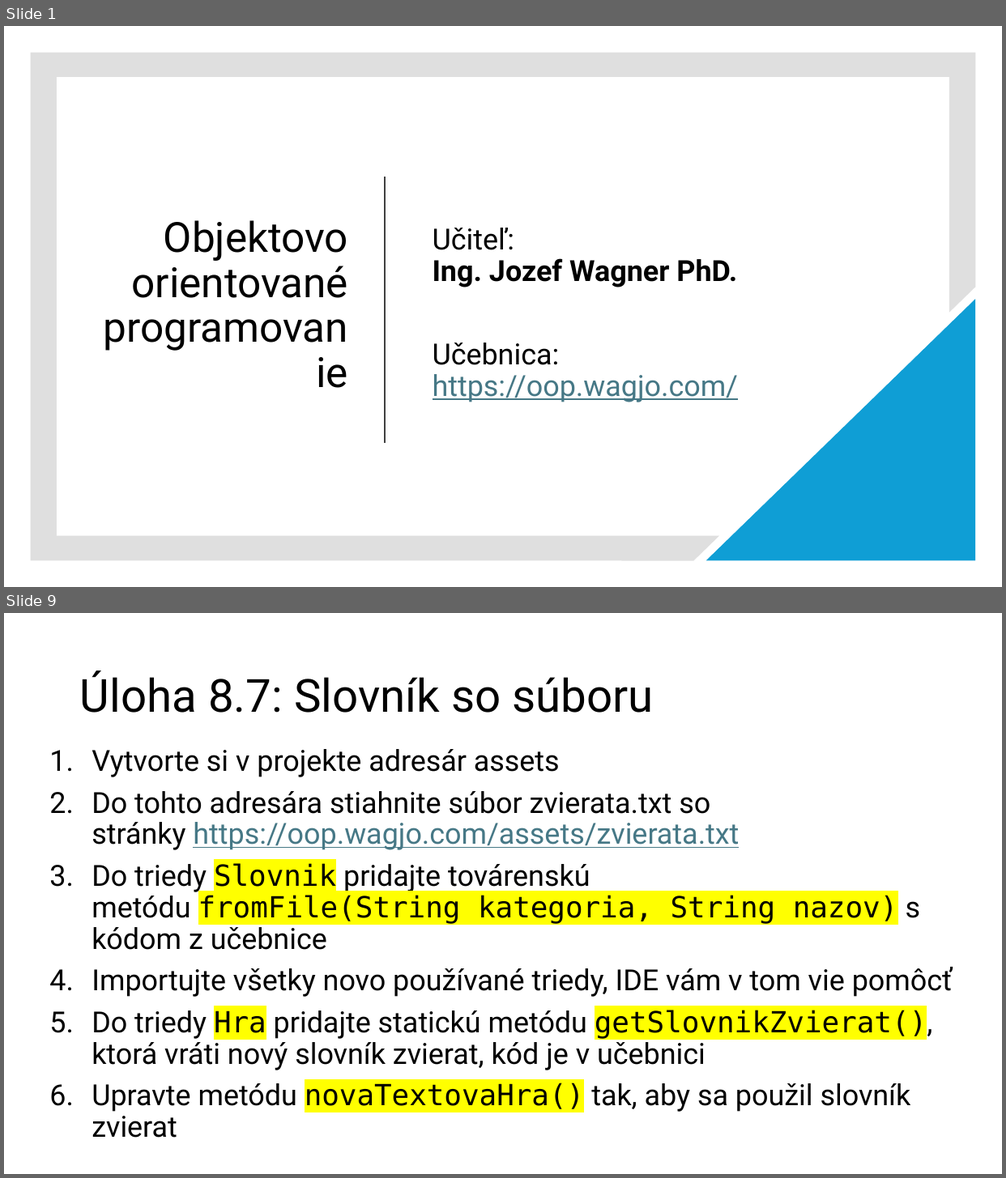
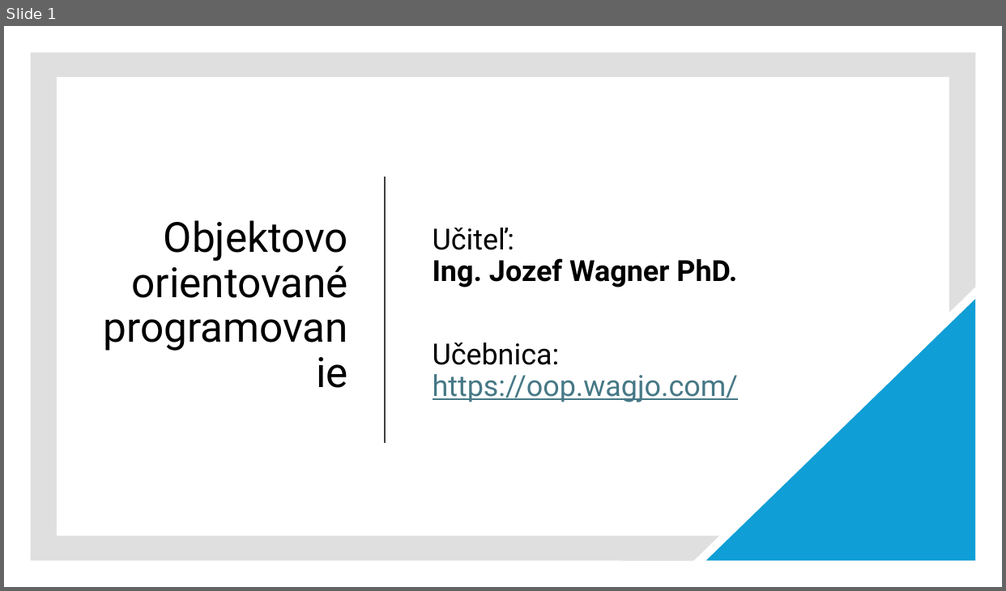
Before and after one commit to wagjo/oop, a slide deck: prezentacie/c08w.pptx. Shown one above the other, each under a label of ours: slides 1 and 9 before the commit, slide 1 after it; the slides between them are not shown. The pictures are 1006x1178 and 1006x591 pixels, drawn with LibreOffice and Linux fonts; fonts in the diff are those of the drawing. Boxes give left, top, right and bottom in pixels: in the first picture for what was removed or moved away, otherwise in the second. Text is boxed around its words. In the diff, an @@ line names an element or a change of style, - is before the commit and + after.

```diff
--- a/prezentacie/c08w.pptx
+++ b/prezentacie/c08w.pptx
@@ slide 9 removed at (x1=4, y1=613, x2=1002, y2=1174), background #FFFFFF @@
@@ title removed at (x1=80, y1=671, x2=654, y2=713) @@
-Úloha 8.7: Slovník so súboru
@@ text removed at (x1=91, y1=749, x2=953, y2=1138) @@
-1. Vytvorte si v projekte adresár assets
-2. Do tohto adresára stiahnite súbor zvierata.txt so stránky https://oop.wagjo.com/assets/zvierata.txt
-3. Do triedy Slovnik pridajte továrenskú metódu fromFile(String kategoria, String nazov) s kódom z učebnice
-4. Importujte všetky novo používané triedy, IDE vám v tom vie pomôcť
-5. Do triedy Hra pridajte statickú metódu getSlovnikZvierat(), ktorá vráti nový slovník zvierat, kód je v učebnici
-6. Upravte metódu novaTextovaHra() tak, aby sa použil slovník zvierat
```
Also in this commit, not shown: 4 slides changed, 8 slides added, 6 other slides removed, 6 other files.
